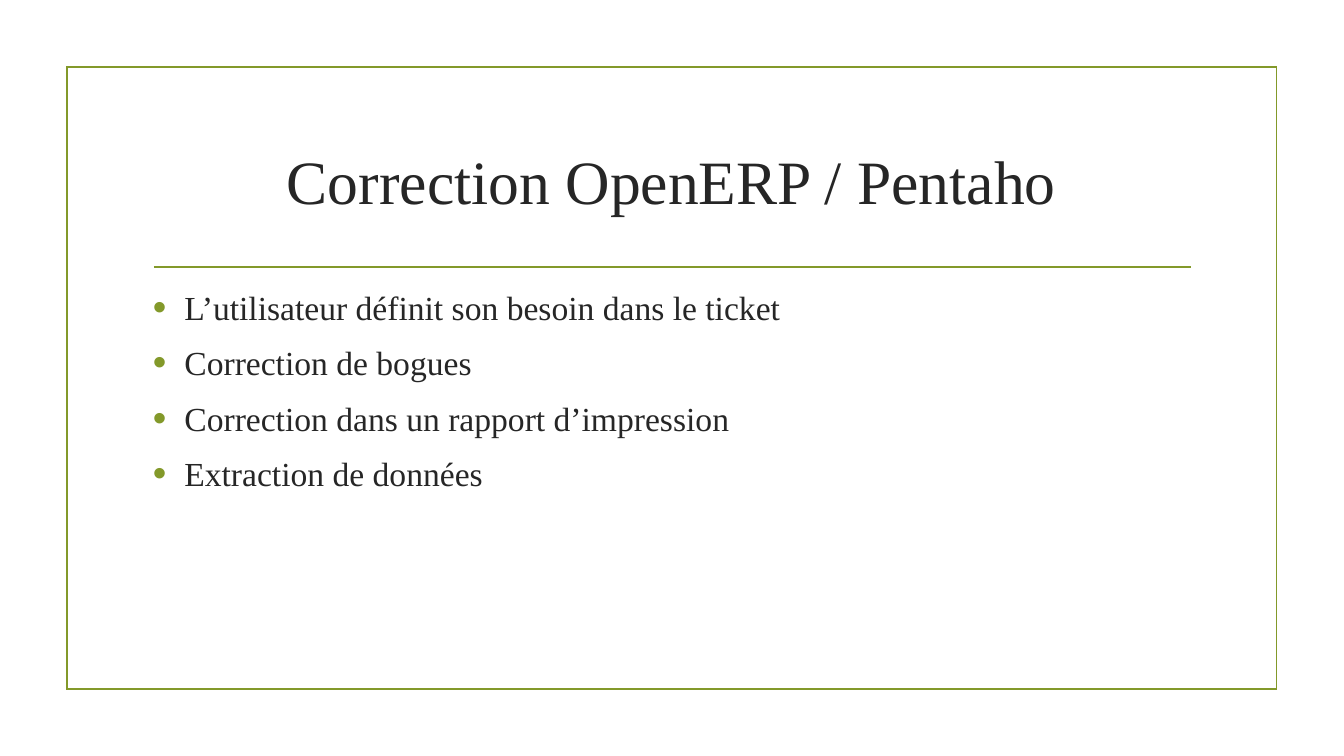
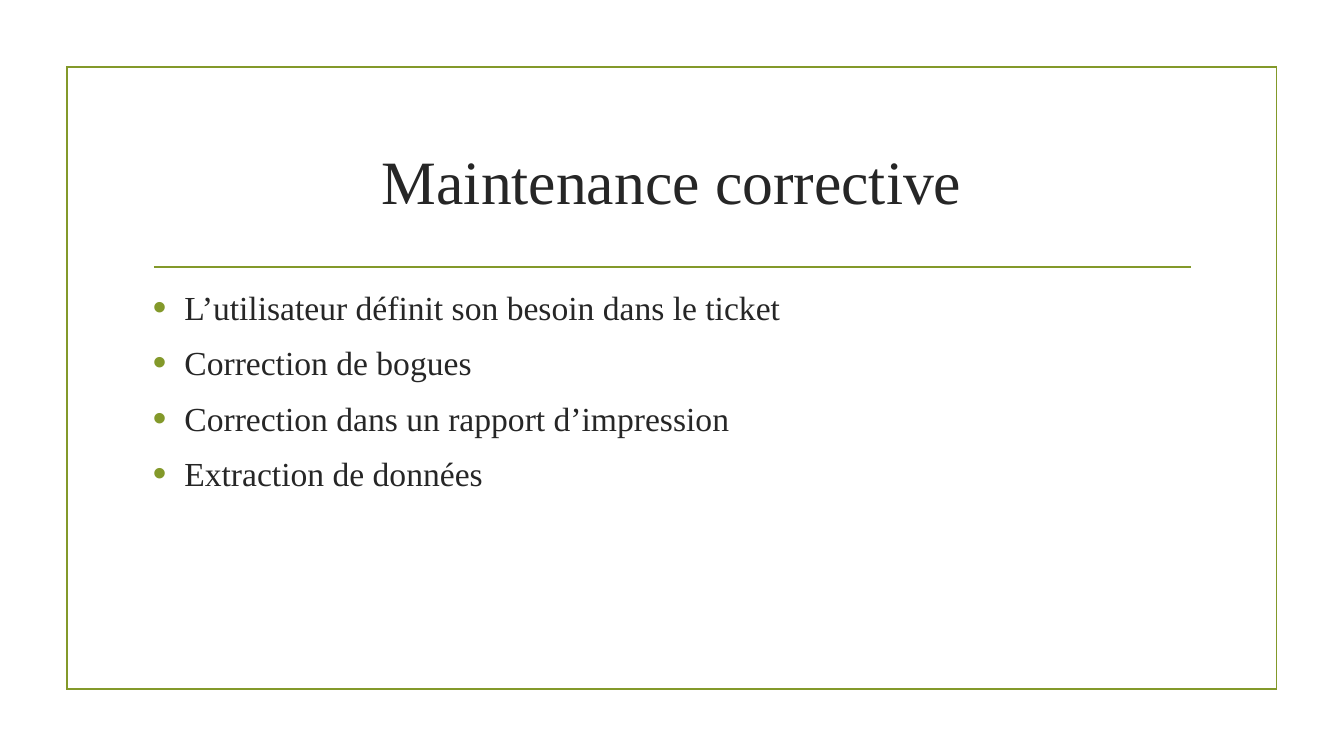
Before and after one commit to vmele/Vivet, a slide deck: slide 7 of GSB/Portfolio/PP_Portfolio.pptx. Drawn at 1344x756 pixels with LibreOffice and Linux fonts; fonts in the diff are those of the drawing; background and template pictures are left out. Boxes give left, top, right and bottom in pixels: in the first picture for what was removed or moved away, otherwise in the second. Text is boxed around its words. In the diff, an @@ line names an element or a change of style, - is before the commit and + after.

```diff
--- a/GSB/Portfolio/PP_Portfolio.pptx
+++ b/GSB/Portfolio/PP_Portfolio.pptx
@@ title at bbox=[382, 163, 961, 205]: text changed @@
-Correction OpenERP / Pentaho
+Maintenance corrective
```
Also in this commit, not shown: 4 other slides changed, 37 other files.
